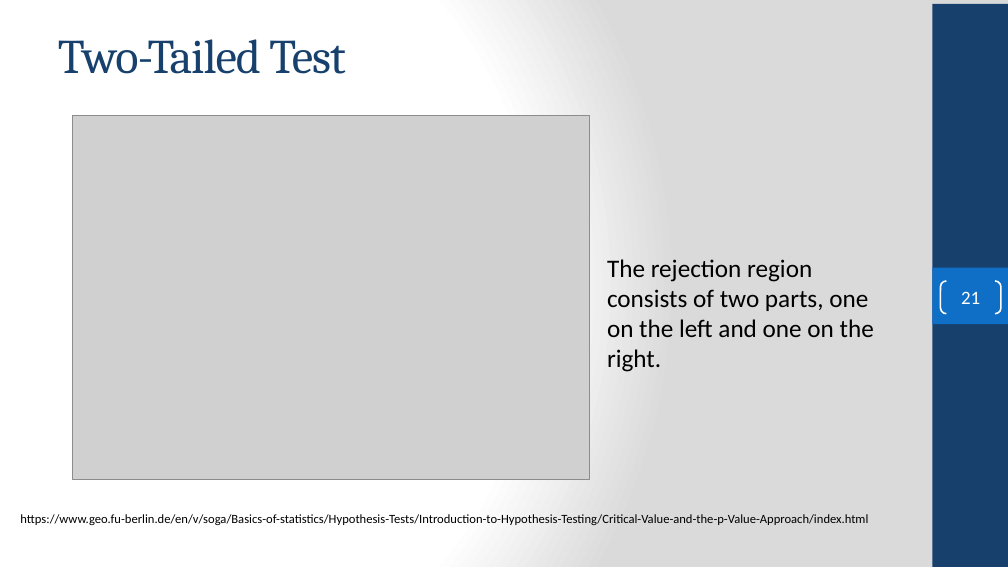
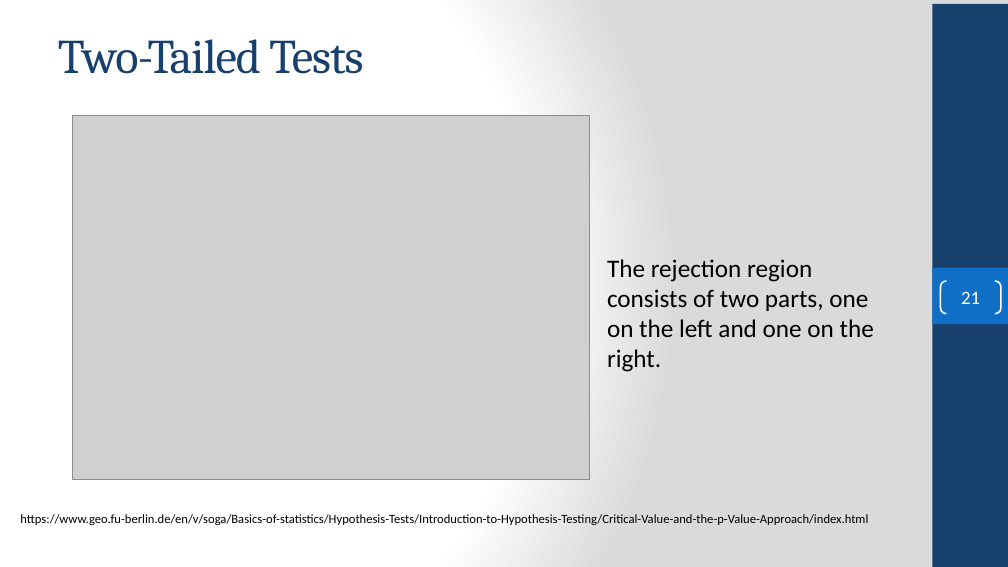
Before and after one commit to FSCJ-COP2073C/cop2073c-FullContent, a slide deck: slide 21 of slides/COP2073C-Module8.pptx. Drawn at 1008x567 pixels with LibreOffice and Linux fonts; fonts in the diff are those of the drawing; grey boxes stand for pictures; background and template pictures are left out. Boxes give left, top, right and bottom in pixels: in the first picture for what was removed or moved away, otherwise in the second. Text is boxed around its words. In the diff, an @@ line names an element or a change of style, - is before the commit and + after.

Commit message:
added test statistic content

```diff
--- a/slides/COP2073C-Module8.pptx
+++ b/slides/COP2073C-Module8.pptx
@@ title at (58, 39, 363, 74): text changed @@
-Two-Tailed Test
+Two-Tailed Tests
```
Also in this commit, not shown: 3 other slides changed, 4 other files.
